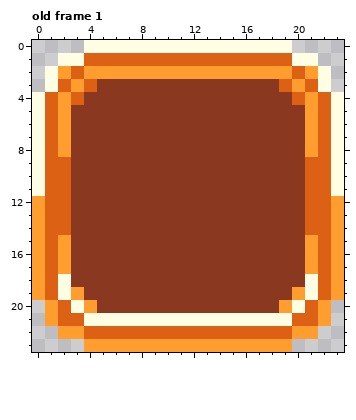
Pixel-art file -- GraphicAsset/Sprites/FPS_GUI/Button_Menu.aseprite. Above: the version before the commit.
24x24 pixels, 1 frame. Shown: old frame 1. The commit also changed other frames, which this record leaves out.
After:
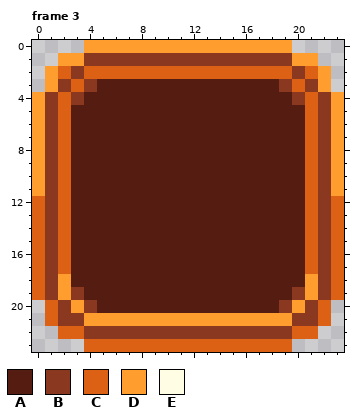
Palette (. is transparent): A #551c12  B #8a3920  C #dd6114  D #ff9d2e  E #fffde4
A new or re-ordered frame is compared with the old frame closest to it.
Changes in this commit:
frames 1 -> 3
Changed rows in their new state; - is an unchanged pixel.
Frame 3 is new; against old frame 1:
first column x 0:
 0 ----DDDDDDDDDDDDDDDD----
 1 --DDBBBBBBBBBBBBBBBBDD--
 2 -DCBCCCCCCCCCCCCCCCCBCD-
 3 -DBCBAAAAAAAAAAAAAABCBD-
 4 DBCBAAAAAAAAAAAAAAAABCBD
 5 DBCAAAAAAAAAAAAAAAAAACBD
 6 DBCAAAAAAAAAAAAAAAAAACBD
 7 DBCAAAAAAAAAAAAAAAAAACBD
 8 DBCAAAAAAAAAAAAAAAAAACBD
 9 DB-AAAAAAAAAAAAAAAAAA-BD
10 DB-AAAAAAAAAAAAAAAAAA-BD
11 DB-AAAAAAAAAAAAAAAAAA-BD
12 CB-AAAAAAAAAAAAAAAAAA-BC
13 CB-AAAAAAAAAAAAAAAAAA-BC
14 CB-AAAAAAAAAAAAAAAAAA-BC
15 CBCAAAAAAAAAAAAAAAAAACBC
16 CBCAAAAAAAAAAAAAAAAAACBC
17 CBCAAAAAAAAAAAAAAAAAACBC
18 CBDAAAAAAAAAAAAAAAAAADBC
19 CBDBAAAAAAAAAAAAAAAABDBC
20 -CBDBAAAAAAAAAAAAAABDBC-
21 -CBBDDDDDDDDDDDDDDDDBBC-
22 --CCBBBBBBBBBBBBBBBBCC--
23 ----CCCCCCCCCCCCCCCC----
Pixel boxes of the changes (left, top, right, bottom) in both pictures:
changed: (32, 40, 344, 352)
